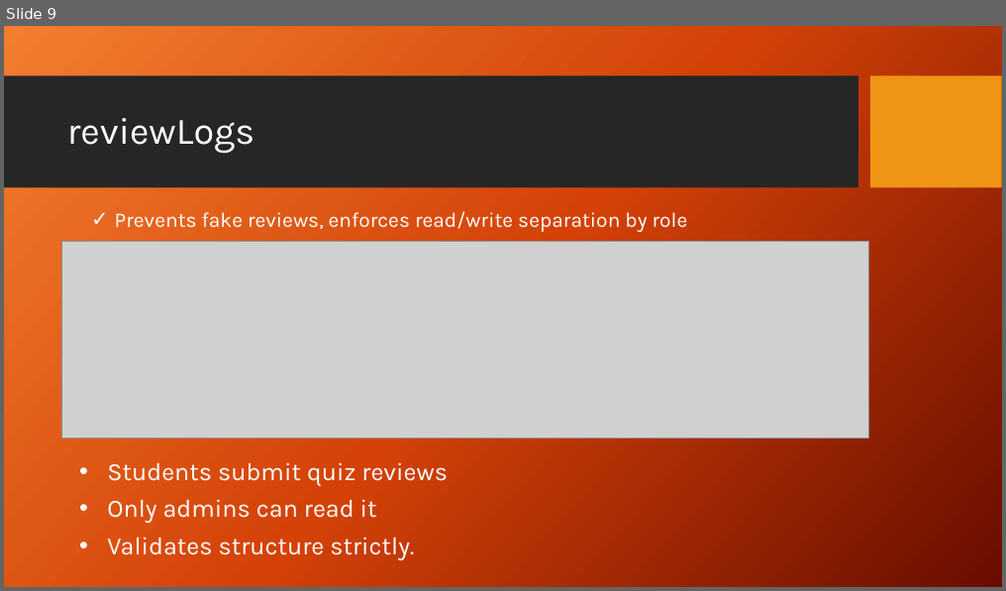
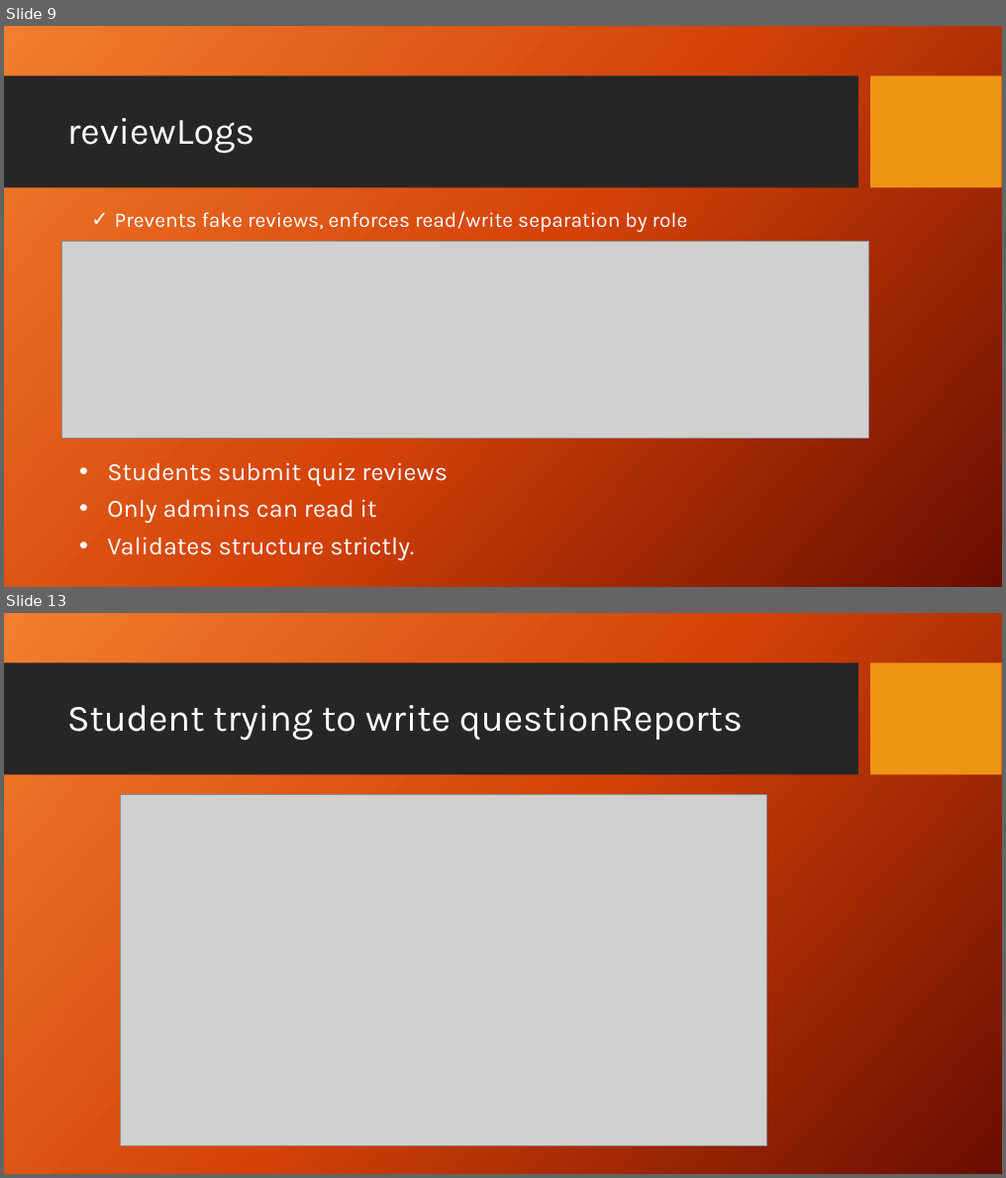
Before and after one commit to eduval/iTED-Nexus, a slide deck: FirebaseDatabaseSecurity_DannesEspinoza.pptx. Shown one above the other, each under a label of ours: slide 9 before the commit, slides 9 and 13 after it; the slides between them are not shown. The pictures are 1006x591 and 1006x1178 pixels, drawn with LibreOffice and Linux fonts; fonts in the diff are those of the drawing; grey boxes stand for pictures; background and template pictures are left out. Boxes give left, top, right and bottom in pixels: in the first picture for what was removed or moved away, otherwise in the second. Text is boxed around its words. In the diff, an @@ line names an element or a change of style, - is before the commit and + after.

```diff
--- a/FirebaseDatabaseSecurity_DannesEspinoza.pptx
+++ b/FirebaseDatabaseSecurity_DannesEspinoza.pptx
@@ slide 13 added at [4,613,1002,1174], background picture (left out); not listed: 2 template elements that a slide beside it also shows @@
@@ title added at [67,705,743,740], 36 pt, text #FFFFFF @@
+Student trying to write questionReports
@@ picture added at [120,795,767,1146] @@
```
Also in this commit, not shown: 3 slides changed, 6 other slides added.
